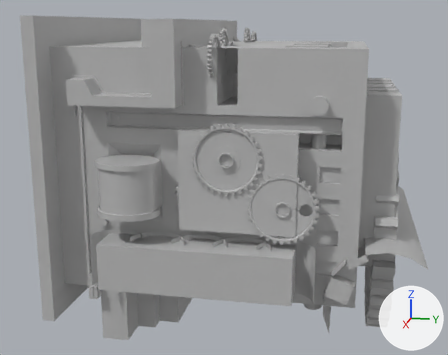
The FBX model TruthAboutAda/Assets/Models/MM_BGE_Inside.fbx: old version first, new version second.
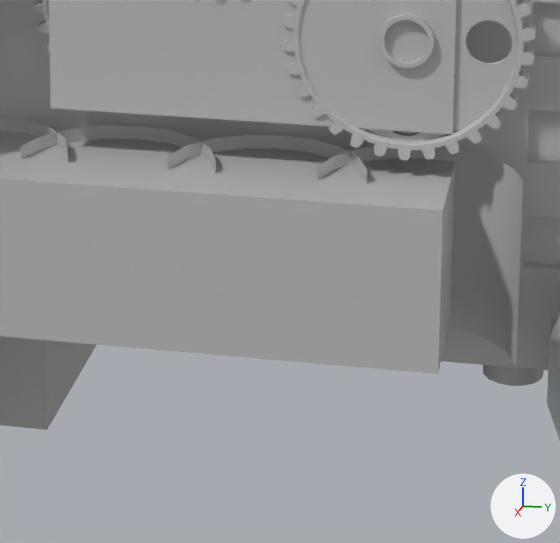
Old and new are each drawn whole from a 50 mm camera at (0.678, 0.248, 0.257) aimed at (0.008, 0.114, 0.09) and again close up on the part from 37% to 73% of the width and 56% to 100% of the height. Arrows for +X, +Y and +Z are at lower right; the lights stay in place. Where no turn or scale is listed for an object, it has been applied to the vertices. Vertices at the same position are counted once.

Before the edit, the objects in view are built like this:
```python
me_mesh_006 = bpy.data.meshes.new('Mesh.006')
me_mesh_006.from_pydata(...)  # 2546 vertices, 2510 faces; spans x -0.168..0.168, y -0.037..0.295, z -0.057..0.262
me_mesh_006.materials.append(mat_lambert1)  # grey #bcbcbc
me_mesh_040 = bpy.data.meshes.new('Mesh.040')
me_mesh_040.from_pydata(...)  # 1188 vertices, 2136 faces; spans x -2.0..12.0, y -54.7..54.7, z -54.6..54.6
me_mesh_040.materials.append(mat_lambert1)  # grey #bcbcbc
me_mesh_051 = bpy.data.meshes.new('Mesh.051')
me_mesh_051.from_pydata(...)  # 212 vertices, 225 faces; spans x -0.17..0.37, y -0.18..3.16, z -0.1..0.18
me_mesh_051.materials.append(mat_lambert1)  # grey #bcbcbc
ob_cogwheel_big_05_001 = bpy.data.objects.new('CogWheel_Big_05.001', me_mesh_040)
ob_cogwheel_big_05_001.parent = ob_group3
ob_cogwheel_big_05_001.location = (-14.73, 48.28, -1.429)
ob_cogwheel_big_05_001.scale = (0.0594, 0.0594, 0.0594)
ob_inside_new1 = bpy.data.objects.new('inside_new1', me_mesh_006)
ob_inside_new1.location = (0.0, 0.0, 0.0)
ob_polysurface38_001 = bpy.data.objects.new('polySurface38.001', me_mesh_051)
ob_polysurface38_001.parent = ob_pipes_l_001
ob_polysurface38_001.location = (-1.892, -0.721, -3.854)
ob_polysurface38_001.scale = (1.04, 1.04, 1.04)
# also in view: 'polySurface25.001' at (0.141, 0.119, 0.038); 'polySurface45' at (0.0, 0.279, 0.02)
```
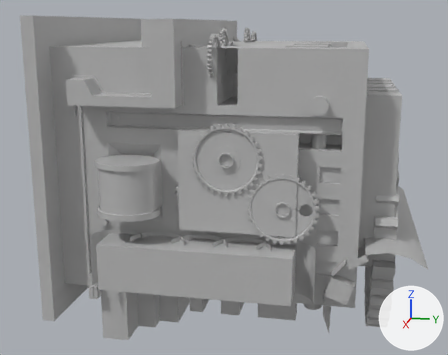
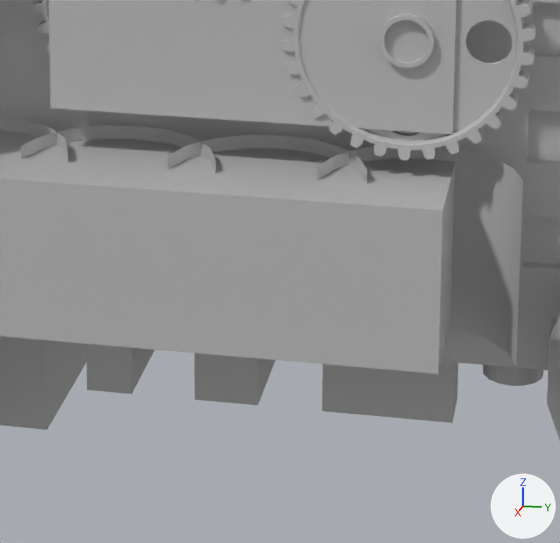
Commit message: Machine Floor

The edits, one by one:
me_mesh_006 is used by ob_inside_new1; location (0.0, 0.0, 0.0).
me_mesh_006 had 2546 vertices, 2510 faces and spanned x -0.168..0.168, y -0.037..0.295, z -0.057..0.262.
me_mesh_006 now has 2614 vertices, 2578 faces and spans x -0.168..0.168, y -0.037..0.295, z -0.057..0.262.
Part 1, on me_mesh_006:
28 faces are deleted.
68 new vertices lie (0.0, 0.0, -0.026) away from vertices in x -0.112..0.112, y 0.099..0.207, z 0.0.
96 new faces join them.

Changed parts and their boxes (x1, y1, x2, y2) in the close-ups (560 x 543 px):
part 1 of me_mesh_006, built on
    after: (86, 344, 458, 423)
